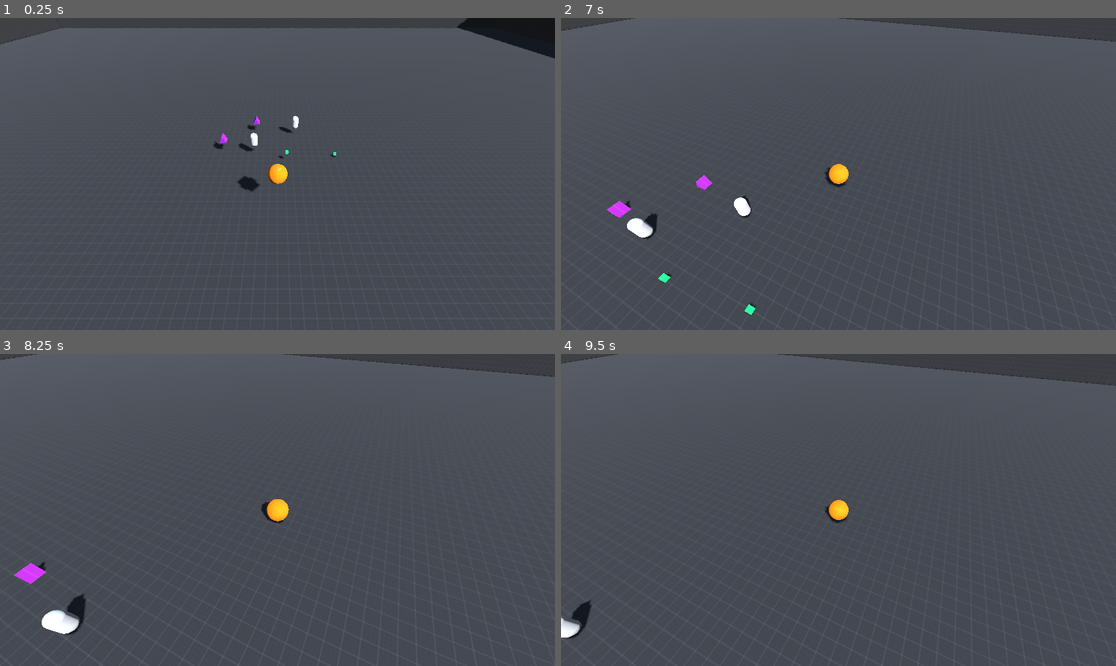
Above: before the commit, frames 1-4 (two rows, left to right).
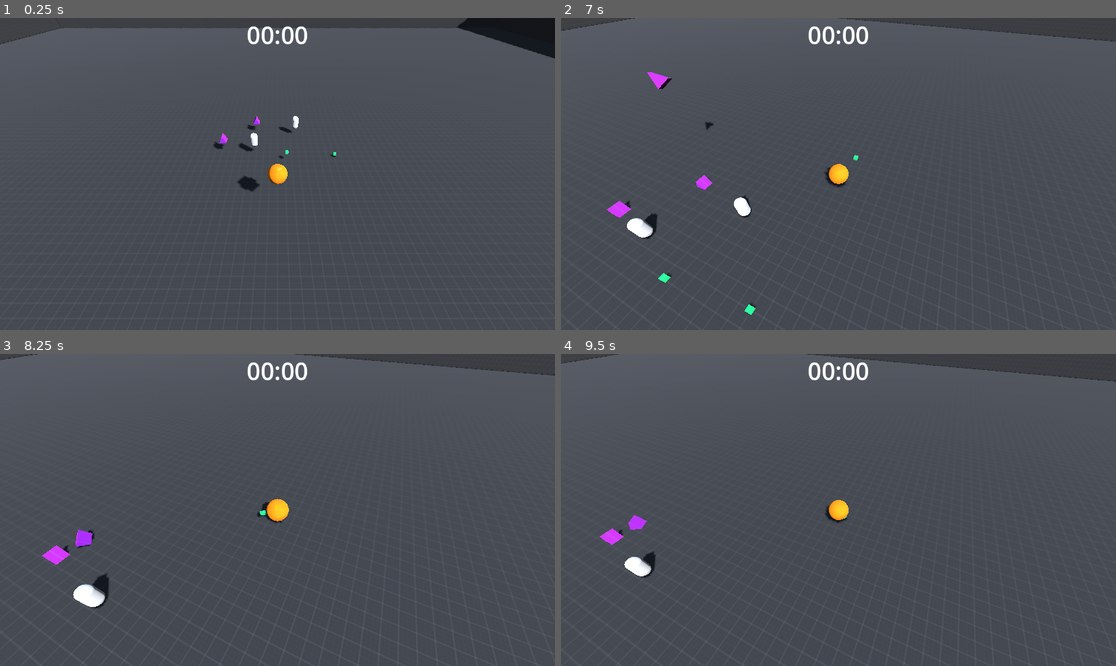
Above: after the commit, the same moments.

Repository: Ozymandias1/godot_katamari_damacy
Game: Godot game, scene res://Scenes/GameScene.tscn
Same seed, same stepped clock (60 frames per second), same inputs: the game is played once before the commit and once after it.
Inputs (mouse positions are in pixels of both pictures, inside the frame that each line leads up to):
- Up to frame 1 (0.25 s): no input
- Up to frame 2 (7 s): move the mouse to (960, 158) at 0.52 s; press the mouse at (960, 158) at 0.53 s; hold D (Right) 0.53-1.28 s; move the mouse to (810, 174) at 1.27 s; release the mouse at (810, 174) at 1.28 s; hold W (Forward) 1.28-2.03 s; tap Mouse wheel up (Zoom In) at 1.35, 3.6, 5.85 s; move the mouse to (894, 105) at 2.02 s; hold D (Right) 2.03-2.78 s; tap Mouse wheel down (Zoom Out) at 2.1, 4.35, 6.6 s; move the mouse to (810, 236) at 2.77 s; hold W (Forward) 2.78-3.53 s; click (810, 236) at 2.85 s; move the mouse to (1005, 220) at 3.52 s; hold A (Left) 3.53-5.03 s; move the mouse to (672, 127) at 4.27 s; move the mouse to (866, 174) at 5.02 s; press the mouse at (866, 174) at 5.03 s; hold S (Backward) 5.03-5.78 s; move the mouse to (816, 167) at 5.77 s; release the mouse at (816, 167) at 5.78 s; hold D (Right) 5.78-6.53 s; move the mouse to (960, 158) at 6.52 s; hold W (Forward) from 6.53 s (still down)
- Up to frame 3 (8.25 s): move the mouse to (166, 525) at 7.27 s; release W (Forward) at 7.28 s; hold D (Right) 7.28-8.03 s; click (166, 525) at 7.35 s; move the mouse to (333, 441) at 8.02 s; hold S (Backward) from 8.03 s (still down); tap Mouse wheel up (Zoom In) at 8.1 s
- Up to frame 4 (9.5 s): move the mouse to (810, 572) at 8.77 s; release S (Backward) at 8.78 s; hold A (Left) from 8.78 s (still down); tap Mouse wheel down (Zoom Out) at 8.85 s

The runs differ from the first frame. In frame 1, 0.3% of the frame differs, in the area x 44-56%, y 2-9%; in frame 2, 0.5%; in frame 3, 2.0%, in the area x 1-100%, y 0-100%; in frame 4, 1.8%.

Commit message:
item spawner

Diff:
--- a/Scenes/GameScene.tscn
+++ b/Scenes/GameScene.tscn
@@ -7,6 +7,7 @@
 [ext_resource type="PackedScene" uid="uid://cw4p6bc15gkbx" path="res://Scenes/pickup_item_type_0.tscn" id="5_l3k1m"]
 [ext_resource type="PackedScene" uid="uid://bgrvqcbv08e5a" path="res://Scenes/pickup_item_type_1.tscn" id="6_e6fc3"]
 [ext_resource type="PackedScene" uid="uid://wvxt37pj21h5" path="res://Scenes/pickup_item_type_2.tscn" id="7_yucsb"]
+[ext_resource type="Script" path="res://Scripts/ItemSpawner.gd" id="8_bgew3"]
 
 [sub_resource type="BoxMesh" id="BoxMesh_sriop"]
 size = Vector3(100, 1, 100)
@@ -120,22 +121,53 @@
 [node name="Camera3D" type="Camera3D" parent="CameraPivot"]
 transform = Transform3D(1, 0, 0, 0, 1, 0, 0, 0, 1, 0, 0, 10)
 
-[node name="PickupItemType0" parent="." instance=ExtResource("5_l3k1m")]
+[node name="Items" type="Node3D" parent="."]
+
+[node name="PickupItemType0" parent="Items" instance=ExtResource("5_l3k1m")]
 transform = Transform3D(1, 0, 0, 0, 1, 0, 0, 0, 1, 0.637825, 1.5, -3.54902)
 
-[node name="PickupItemType1" parent="." instance=ExtResource("5_l3k1m")]
+[node name="PickupItemType1" parent="Items" instance=ExtResource("5_l3k1m")]
 transform = Transform3D(1, 0, 0, 0, 1, 0, 0, 0, 1, 4, 1, -4)
 
-[node name="PickupItemType2" parent="." instance=ExtResource("6_e6fc3")]
+[node name="PickupItemType2" parent="Items" instance=ExtResource("6_e6fc3")]
 transform = Transform3D(1, 0, 0, 0, 1, 0, 0, 0, 1, -1.60324, 1.88757, -4.43168)
 
-[node name="PickupItemType3" parent="." instance=ExtResource("6_e6fc3")]
+[node name="PickupItemType3" parent="Items" instance=ExtResource("6_e6fc3")]
 transform = Transform3D(1, 0, 0, 0, 1, 0, 0, 0, 1, 1.36224, 1.81503, -6.80579)
 
-[node name="PickupItemType4" parent="." instance=ExtResource("7_yucsb")]
+[node name="PickupItemType4" parent="Items" instance=ExtResource("7_yucsb")]
 transform = Transform3D(1, 0, 0, 0, 1, 0, 0, 0, 1, -3.7805, 1.89144, -4.65721)
 
-[node name="PickupItemType5" parent="." instance=ExtResource("7_yucsb")]
+[node name="PickupItemType5" parent="Items" instance=ExtResource("7_yucsb")]
 transform = Transform3D(1, 0, 0, 0, 1, 0, 0, 0, 1, -1.6646, 1.73708, -7.29201)
 
+[node name="ItemSpawner" type="Node" parent="." node_paths=PackedStringArray("item_parent")]
+script = ExtResource("8_bgew3")
+item_parent = NodePath("../Items")
+item_templates = Array[PackedScene]([ExtResource("5_l3k1m"), ExtResource("6_e6fc3"), ExtResource("7_yucsb")])
+
+[node name="ItemSpawnTimer" type="Timer" parent="ItemSpawner"]
+autostart = true
+
+[node name="UI" type="Control" parent="."]
+layout_mode = 3
+anchors_preset = 15
+anchor_right = 1.0
+anchor_bottom = 1.0
+grow_horizontal = 2
+grow_vertical = 2
+
+[node name="LabelGameplayTimer" type="Label" parent="UI"]
+layout_mode = 1
+anchors_preset = 5
+anchor_left = 0.5
+anchor_right = 0.5
+offset_left = -20.5
+offset_right = 20.5
+offset_bottom = 23.0
+grow_horizontal = 2
+theme_override_font_sizes/font_size = 50
+text = "00:00"
+
 [connection signal="body_entered" from="Player" to="Player" method="_on_body_entered"]
+[connection signal="timeout" from="ItemSpawner/ItemSpawnTimer" to="ItemSpawner" method="_spawn_pickup_item"]
--- /dev/null
+++ b/Scripts/ItemSpawner.gd
@@ -0,0 +1,17 @@
+extends Node
+
+@export var item_parent: Node3D
+@export var item_templates: Array[PackedScene]
+
+## Handling the item spawn timer event trigger.
+func _spawn_pickup_item() -> void:
+	var item = item_templates.pick_random().instantiate()
+	item_parent.add_child(item)
+
+	item.global_position.x = randf_range(-40.0, 40.0)
+	item.global_position.y = randf_range(2.0, 6.0)
+	item.global_position.z = randf_range(-40.0, 40.0)
+
+	item.rotation.x = randf_range(0, PI * 2.0)
+	item.rotation.y = randf_range(0, PI * 2.0)
+	item.rotation.z = randf_range(0, PI * 2.0)
--- a/Scripts/Player.gd
+++ b/Scripts/Player.gd
@@ -47,8 +47,8 @@
 		if is_pickup_item:
 			var increase_size: float = other_body.increase_size
 			other_body.attach_to_player(attachments)
-			#self.call_deferred("_increase_player_scale", increase_size)
 			_increase_player_scale(increase_size)
 
+## increase player's collision shape size
 func _increase_player_scale(size: float) -> void:
 	player_collision.shape.radius += size
Not shown: 1 places in Scenes/GameScene.tscn that only renumber resources
